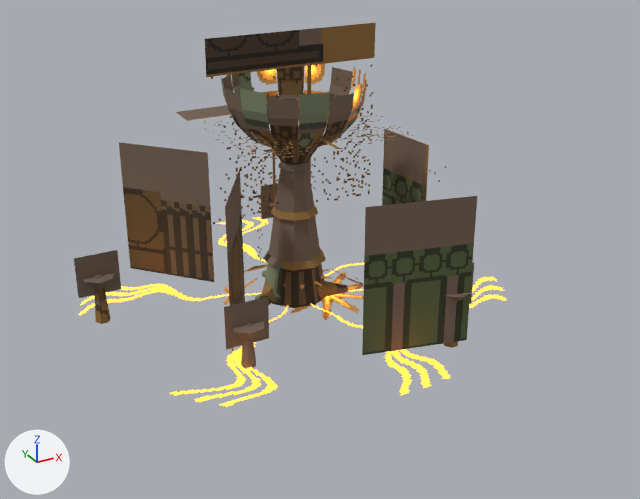
One commit to the glTF model to-rust-as-we-fall/resources/models/flora/flora_mother_flure.gltf: the scene before it, then after it.
Rendered twice from a 50 mm lens placed at (-5.58, -10.96, 6.11), pointed at (0.12, -0.59, 0.93). The axes (+X, +Y, +Z) are drawn at lower left. The lights are the same throughout. The older version comes first. Vertices at exactly the same position are counted once.

In view in the first picture: 'MotherFlureRigged'.
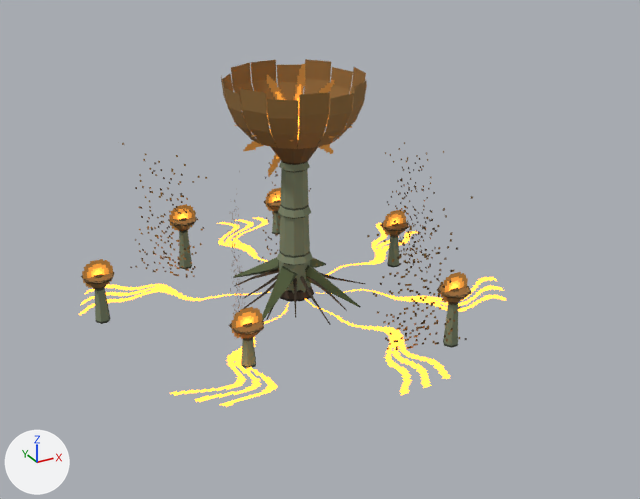
Patch to the scene script:
```diff
--- a/to-rust-as-we-fall/resources/models/flora/flora_mother_flure.gltf.py
+++ b/to-rust-as-we-fall/resources/models/flora/flora_mother_flure.gltf.py
@@ me_motherflurerigged @@
 # used by ob_motherflurerigged; location = (0.0, 0.0, 0.0)
-me_motherflurerigged.from_pydata(...)  # 619 vertices, 840 faces; spans x -3.3..3.3, y -3.3..3.3, z -0.02..4.0
+me_motherflurerigged.from_pydata(...)  # 796 vertices, 1116 faces; spans x -3.3..3.3, y -3.3..3.3, z -0.02..4.0
+# me_motherflurerigged part 1: the loose piece of 18 vertices spanning x -0.47..0.5, y -0.49..0.49, z -0.01..0.62 is scaled about its middle by (0.461, 0.461, 0.15), then moved by (-0.01, -0.04, 1.8)
+# me_motherflurerigged part 2: the loose piece of 27 vertices spanning x -0.45..0.48, y -0.48..0.46, z 0.6..1.36 is rebuilt with 27 vertices and now spans x -0.26..0.28, y -0.29..0.26, z 0.6..1.36
+# me_motherflurerigged part 3: the loose piece of 27 vertices spanning x -0.34..0.36, y -0.38..0.33, z 1.35..2.06 is rebuilt with 27 vertices and now spans x -0.24..0.25, y -0.28..0.22, z 1.35..2.06
+# me_motherflurerigged part 4: the loose piece of 10 vertices spanning x -0.71..-0.12, y -0.35..-0.03, z -0.01..0.31 is rebuilt with 15 vertices and now spans x -0.77..-0.09, y -0.6..-0.07, z -0.01..0.43
+# me_motherflurerigged part 5: 62 vertices removed from x -1.1..1.15, y -1.14..1.14, z -0.02..0.35; 244 vertices added at x -1.12..1.11, y -1.14..1.04, z -0.02..0.61
+# me_motherflurerigged part 6: 15 vertices removed from x -0.23..0.24, y -0.28..0.2, z 2.05..2.15
+# me_motherflurerigged part 7: 584 kept faces spanning x -3.16..2.21, y -2.67..2.54, z 0.0..4.0 get new texture (UV) coordinates
+# other edits to the shape of me_motherflurerigged do not show in these pictures
 me_motherflurerigged.materials.append(mat_motherflureriggedtex)
```

Location of each change, (x1, y1, x2, y2) in pixels of the pictures (640 x 499 px; the box of a moved part takes in the faces that stretch with it):
'MotherFlureRigged', reshaped: before (74, 23, 506, 407); after (79, 59, 506, 407)
part 1 of me_motherflurerigged, moved or reshaped: before (264, 263, 325, 308); after (279, 162, 310, 171)
part 2 of me_motherflurerigged, rebuilt (42% narrower, 7% shorter): before (263, 216, 326, 271); after (277, 214, 313, 265)
part 3 of me_motherflurerigged, rebuilt (31% narrower): before (270, 169, 318, 221); after (278, 169, 311, 218)
part 4 of me_motherflurerigged, rebuilt: before (255, 290, 282, 301); after (266, 306, 274, 320)
part 5 of me_motherflurerigged, cut back: before (224, 264, 364, 320); after (233, 257, 365, 325)
part 6 of me_motherflurerigged, deleted: before (278, 161, 310, 172)
part 7 of me_motherflurerigged, surface changed: before (74, 23, 477, 368); after (81, 59, 473, 368)
